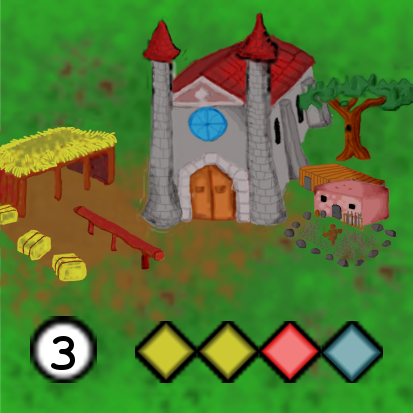
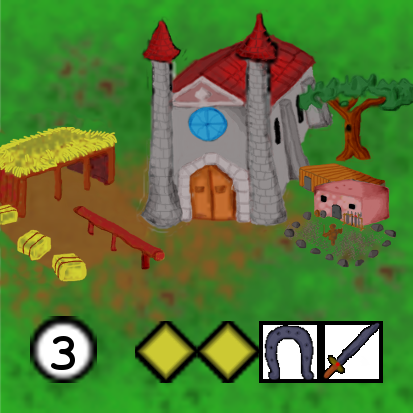
Revision of a layered 413 x 413 image; what changed, layer by layer:
added layer "Icono T4 Caballero.png" above "Icono Guardian 4.png" over [left=259, top=321, right=321, bottom=383]
added layer "Icono T2 Soldado.png" above "Icono Guardian 2.png #1" over [left=321, top=321, right=383, bottom=383]
